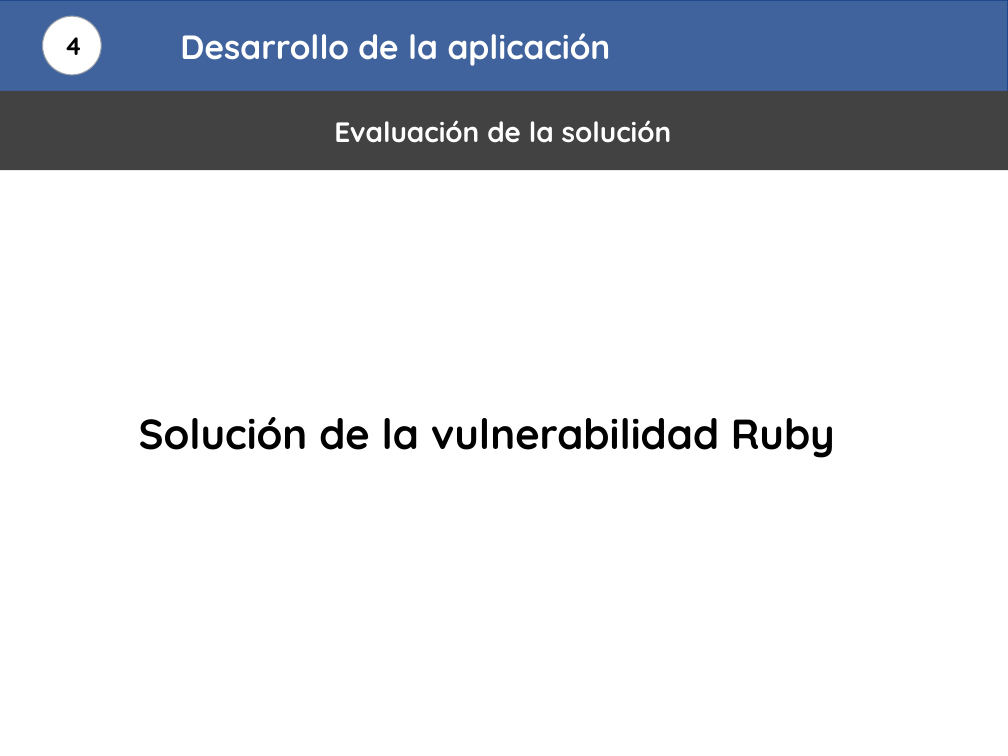
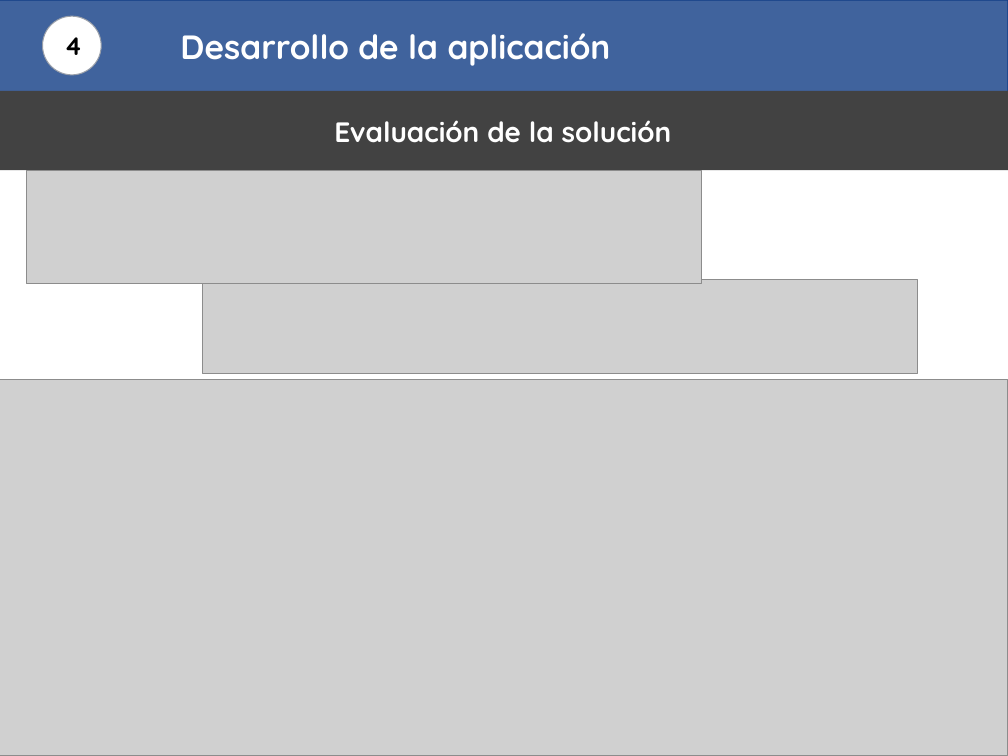
Before and after one commit to EleazarRubio/Master_Ciberseguridad_US, a slide deck: slide 22 of Presentacion/Presentacion_TFM_Eleazar_Rubio.pptx (slide 18 before the commit). Drawn at 1008x756 pixels with LibreOffice and Linux fonts; fonts in the diff are those of the drawing; grey boxes stand for pictures. Boxes give left, top, right and bottom in pixels: in the first picture for what was removed or moved away, otherwise in the second. Text is boxed around its words. In the diff, an @@ line names an element or a change of style, - is before the commit and + after.

```diff
--- a/Presentacion/Presentacion_TFM_Eleazar_Rubio.pptx
+++ b/Presentacion/Presentacion_TFM_Eleazar_Rubio.pptx
@@ picture added at (x1=27, y1=170, x2=703, y2=283) @@
@@ picture added at (x1=203, y1=280, x2=917, y2=374) @@
@@ picture added at (x1=0, y1=379, x2=1008, y2=756) @@
@@ text removed at (x1=139, y1=417, x2=835, y2=458) @@
-Solución de la vulnerabilidad Ruby
```
Also in this commit, not shown: 7 other slides changed, 5 slides added.
